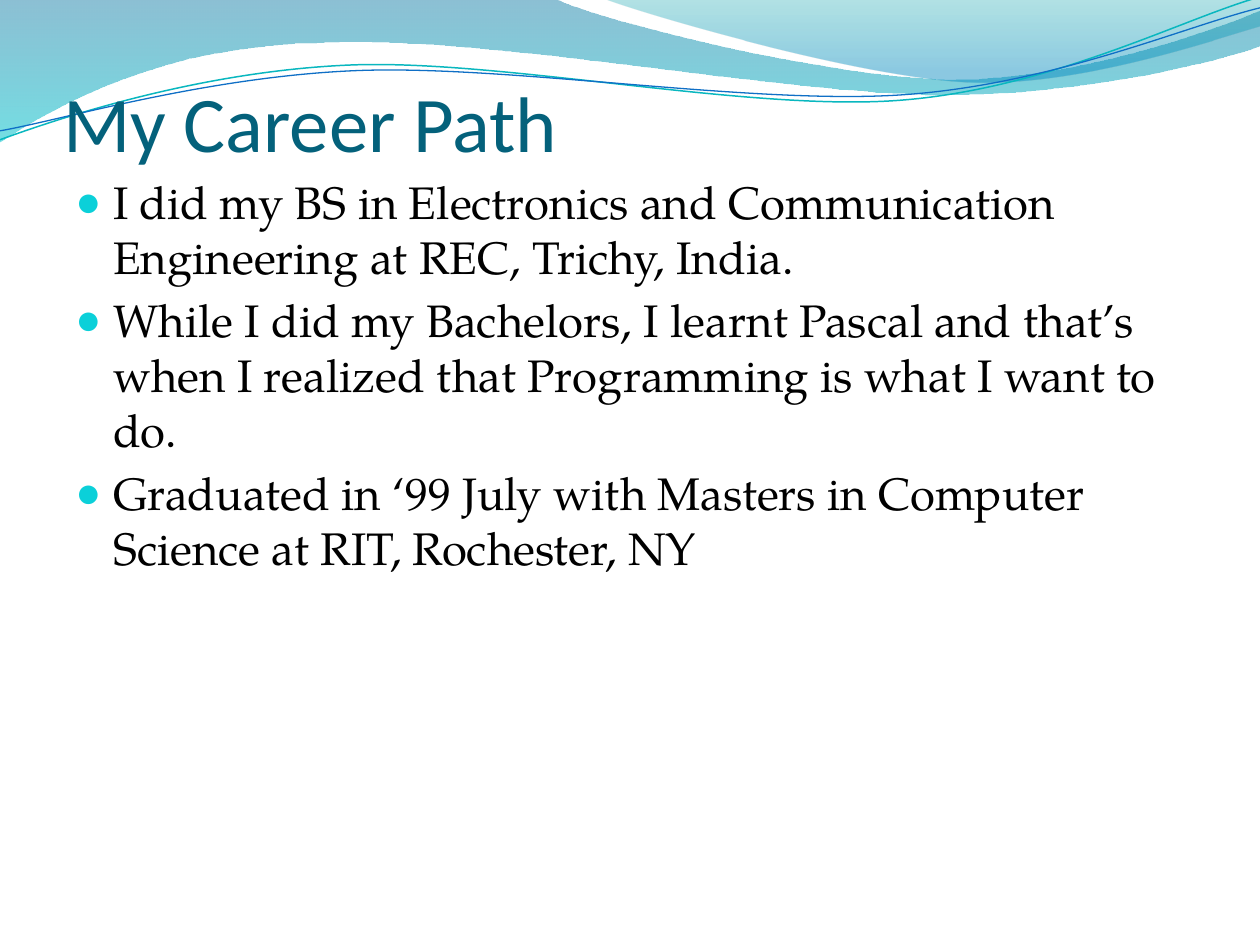
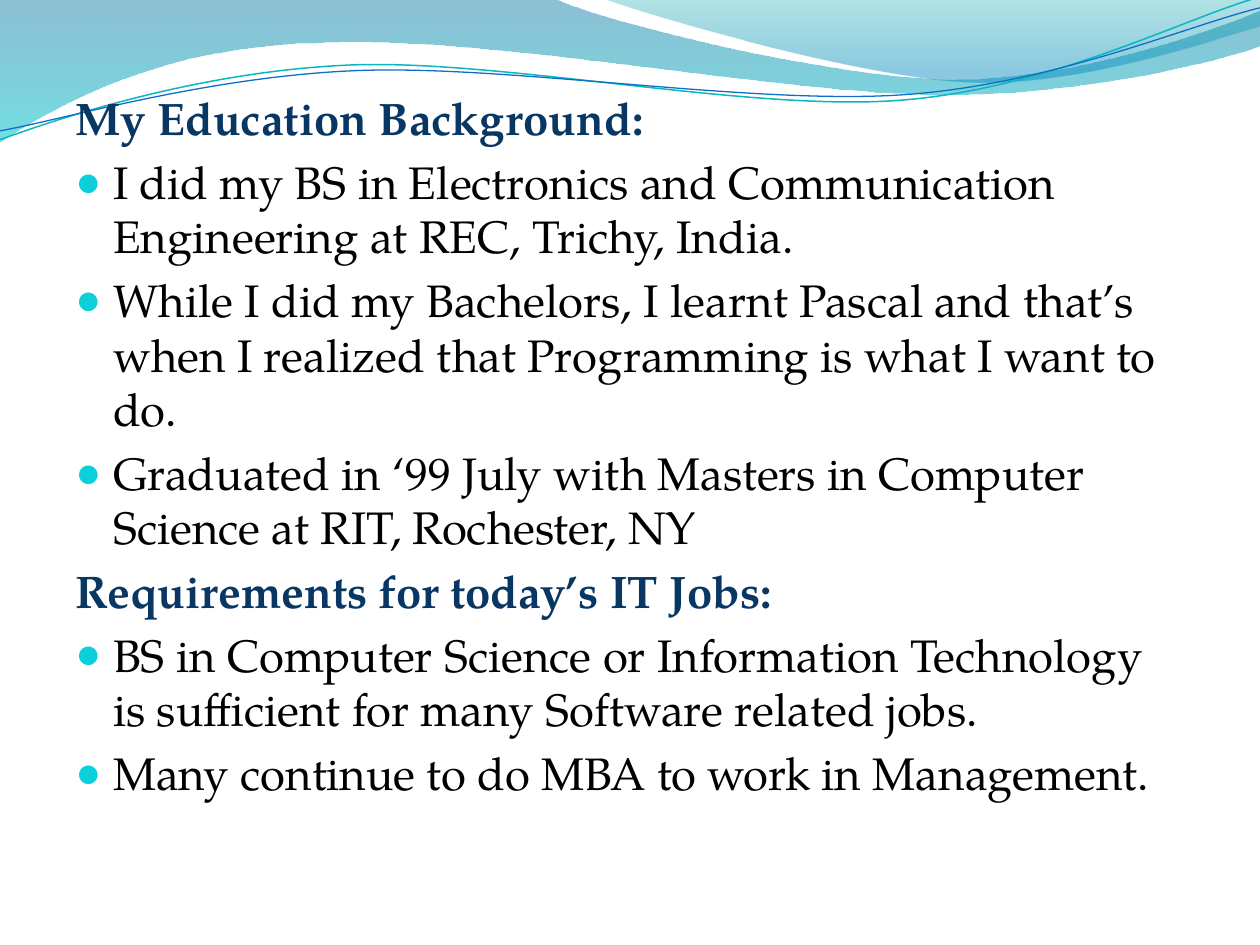
Before and after one commit to rkavitha/PresentationOnITIndustry, a slide deck: slide 2 of IT Industry.pptx. Drawn at 1260x945 pixels with LibreOffice and Linux fonts; fonts in the diff are those of the drawing; background and template pictures are left out. Boxes give left, top, right and bottom in pixels: in the first picture for what was removed or moved away, otherwise in the second. Text is boxed around its words. In the diff, an @@ line names an element or a change of style, - is before the commit and + after.

```diff
--- a/IT Industry.pptx
+++ b/IT Industry.pptx
@@ text "My Education Background:": place and size @@
-text "My Education Background:" at [113,186,1155,572]
+text "My Education Background:" at [75,88,1155,803]
@@ title removed at [63,86,557,165] @@
-My Career Path
@@ text at [75,88,644,147]: paragraph added @@
+My Education Background:
@@ text at [75,575,1149,803]: paragraphs added @@
+Requirements for today’s IT Jobs:
+● BS in Computer Science or Information Technology is sufficient for many Software related jobs.
+● Many continue to do MBA to work in Management.
```
Also in this commit, not shown: 7 other slides changed, 1 slide added.
